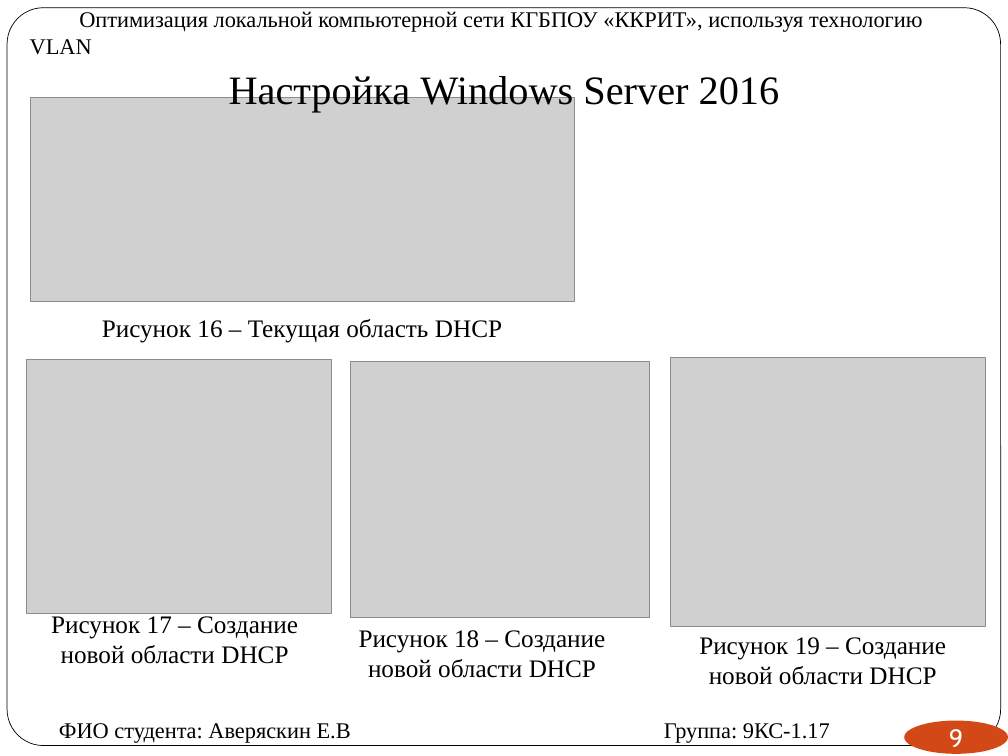
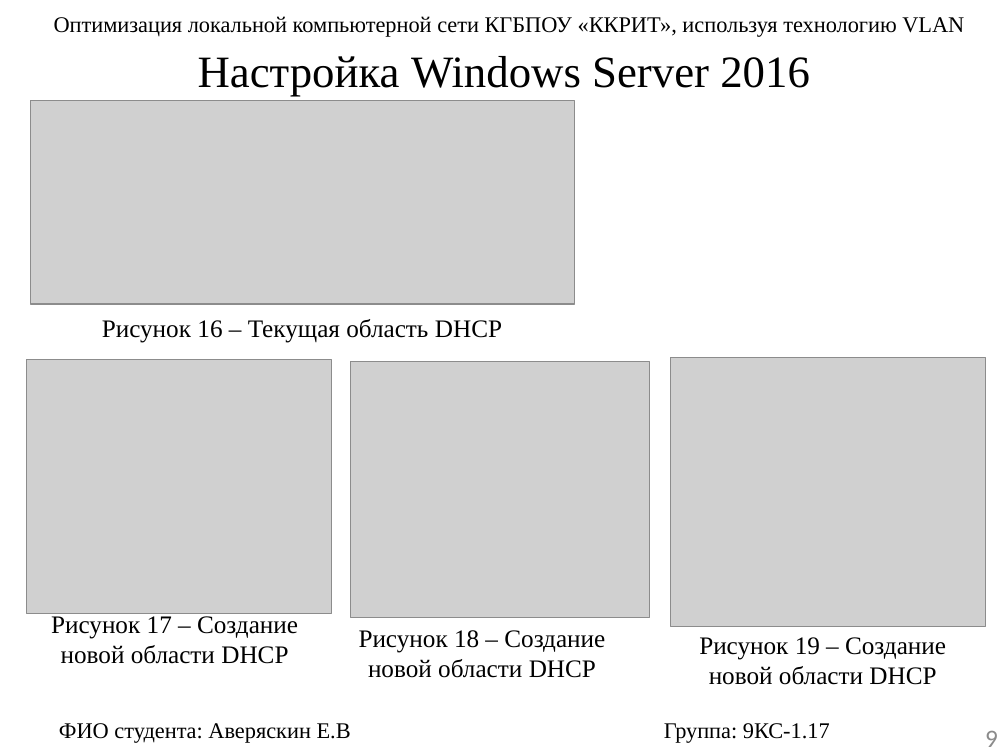
Before and after one commit to egoraver/diplom, a slide deck: slide 9 of практика 4 курс преддипломная/ВКР/Аверяскин презентация ВКР.pptx. Drawn at 1008x756 pixels with LibreOffice and Linux fonts; fonts in the diff are those of the drawing; grey boxes stand for pictures. Boxes give left, top, right and bottom in pixels: in the first picture for what was removed or moved away, otherwise in the second. Text is boxed around its words. In the diff, an @@ line names an element or a change of style, - is before the commit and + after.

```diff
--- a/практика 4 курс преддипломная/ВКР/Аверяскин презентация ВКР.pptx
+++ b/практика 4 курс преддипломная/ВКР/Аверяскин презентация ВКР.pptx
@@ rounded rectangle removed at bbox=[7, 8, 1001, 746] @@
@@ text "Оптимизация локальной компьютерной сети КГБПОУ ...": place and size @@
-text "Оптимизация локальной компьютерной сети КГБПОУ ..." at bbox=[30, 11, 922, 55]
+text "Оптимизация локальной компьютерной сети КГБПОУ ..." at bbox=[54, 16, 964, 37]
@@ text "Оптимизация локальной компьютерной сети КГБПОУ ..." at bbox=[54, 16, 964, 37]: indent changed @@
@@ title "Настройка Windows Server 2016": place and size @@
-title "Настройка Windows Server 2016" at bbox=[229, 73, 780, 113]
+title "Настройка Windows Server 2016" at bbox=[198, 56, 810, 96]
@@ title "Настройка Windows Server 2016" at bbox=[198, 56, 810, 96]: size 28.8 to 32 pt; line spacing 1 to 0.9; vertical alignment bottom to middle @@
@@ page number: place and size @@
-page number at bbox=[904, 721, 1008, 754]
+page number at bbox=[985, 731, 998, 747]
@@ page number at bbox=[985, 731, 998, 747]: font Cabin to Calibri, text colour #FFFFFF to #8C8C8C; alignment centre to right; fill #D34817 to none @@
```
Also in this commit, not shown: 11 other slides changed, 1 other file.
